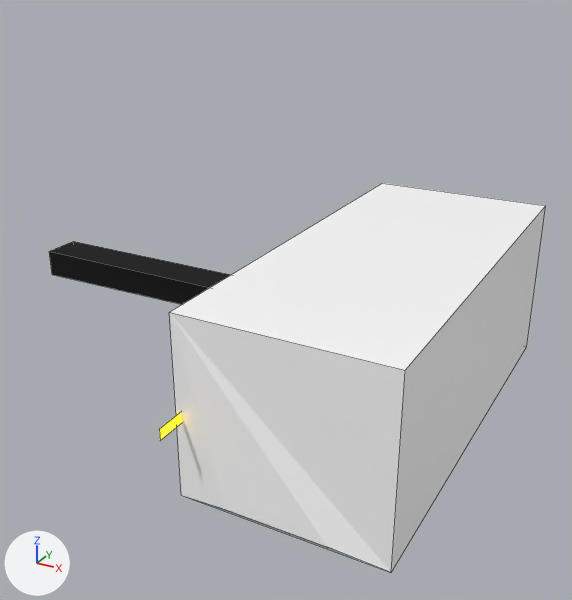
The Blender file Assets/Model/Haimenobasyo/start2.blend, before and after one commit.
Both versions are drawn from a 50 mm lens placed at (26.6, -69.8, 44.7), pointed at (-13.2, 2.7, 8.4). Arrows for +X, +Y and +Z are at lower left; the lights stay in place. Mesh edges are drawn as thin lines.

The first picture shows 'Building'.
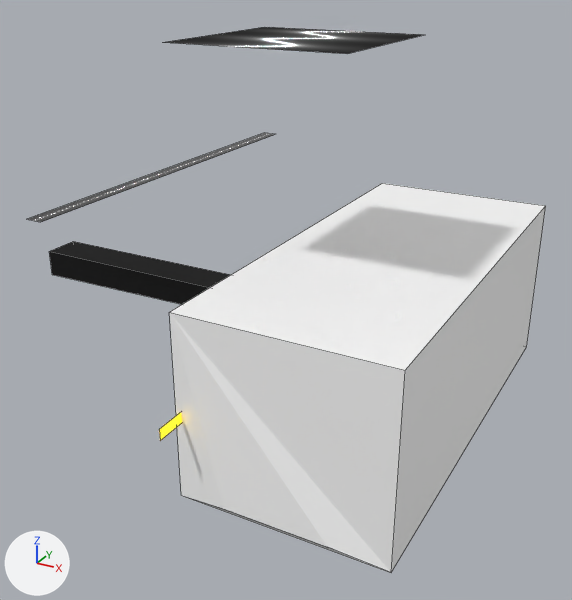
Where the change shows, as pixel boxes [x1, y1, x2, y2] in the pictures (572 x 600 px):
```json
{"object": "Plane.002", "change": "added", "after": [163, 27, 423, 54]}
{"object": "WaitArea.005", "change": "recoloured, moved, rescaled", "after": [27, 133, 275, 222], "on screen": "not visible before"}
```

The change, as JSON lines over the scene's bpy script:
```json
{"op": "add", "block": "mat_yuka_bulletin_board_003", "code": ["mat_yuka_bulletin_board_003 = bpy.data.materials.new('Yuka_bulletin board.003')", "# nodes: BsdfPrincipled, Math, OutputMaterial, SeparateXYZ, TexCoord, VectorMath"]}
{"op": "add", "block": "mat_yuka_bulletin_board_002", "code": ["mat_yuka_bulletin_board_002 = bpy.data.materials.new('Yuka_bulletin board.002')", "# nodes: Math, OutputMaterial, SeparateXYZ, TexCoord, VectorMath"]}
{"block": "me_平面_010", "where": "me_平面_010.from_pydata(...)  # 4 vertices, 1 face; spans x -0.54..-0.49, y -1.0..1.0, z 0.0"}
{"op": "remove", "block": "me_平面_010", "code": "me_平面_010.materials.append(mat_yuka_bulletin_board)  # green #00e735"}
{"op": "add", "block": "me_平面_010", "code": "me_平面_010.materials.append(mat_yuka_bulletin_board_003)"}
{"op": "add", "block": "me_plane_002", "code": ["me_plane_002 = bpy.data.meshes.new('Plane.002')", "me_plane_002.from_pydata(...)  # 4 vertices, 1 face; spans x -1.0..1.0, y -1.0..1.0, z 0.0", "me_plane_002.materials.append(mat_yuka_bulletin_board_002)"]}
{"op": "set", "path": "ob_waitarea_005.location", "old": "(-7.3, 0.0, 2.4)", "new": "(-7.3, 0.0, 22.7)"}
{"op": "set", "path": "ob_waitarea_005.scale", "old": "(2.24, 21.2, 9.55)", "new": "(-35.8, 21.2, 9.55)"}
{"op": "add", "block": "ob_plane_002", "code": ["ob_plane_002 = bpy.data.objects.new('Plane.002', me_plane_002)", "ob_plane_002.location = (-7.1, -6.0, 37.8)", "ob_plane_002.scale = (8.44, 8.44, 8.44)"]}
```
